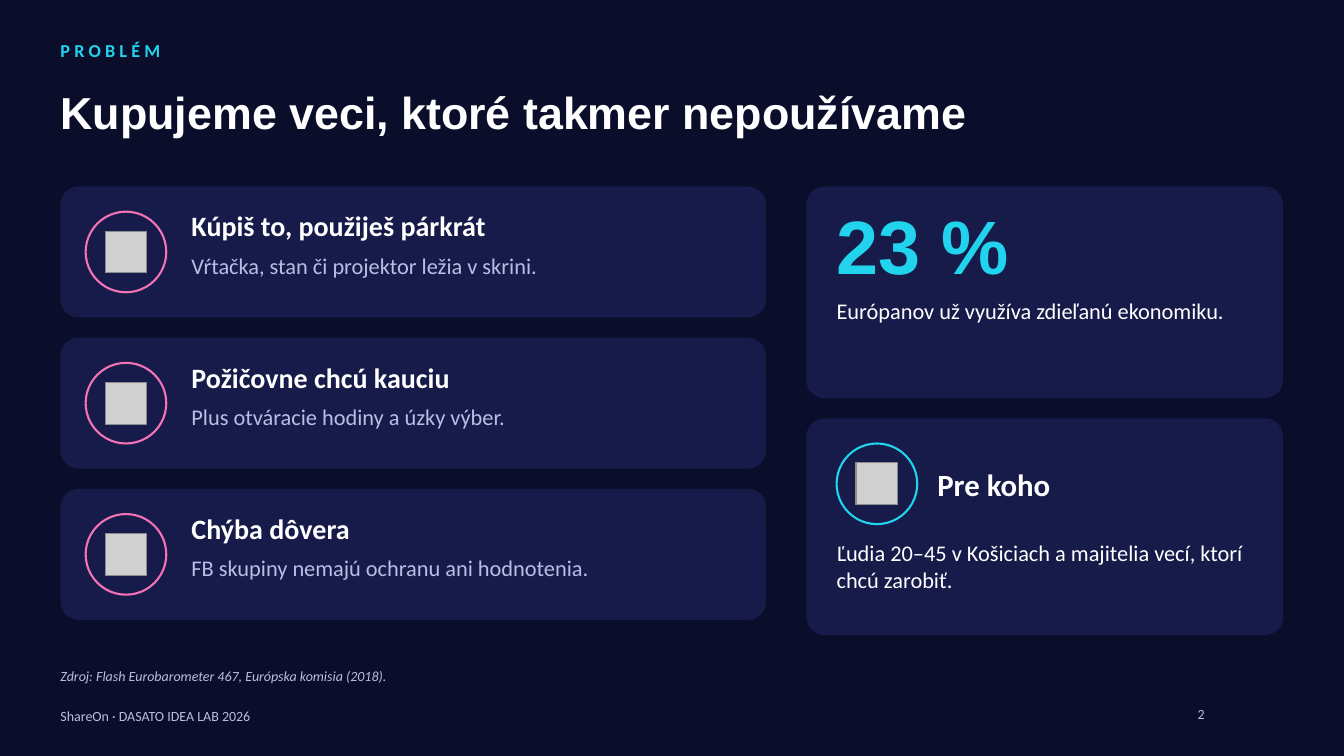
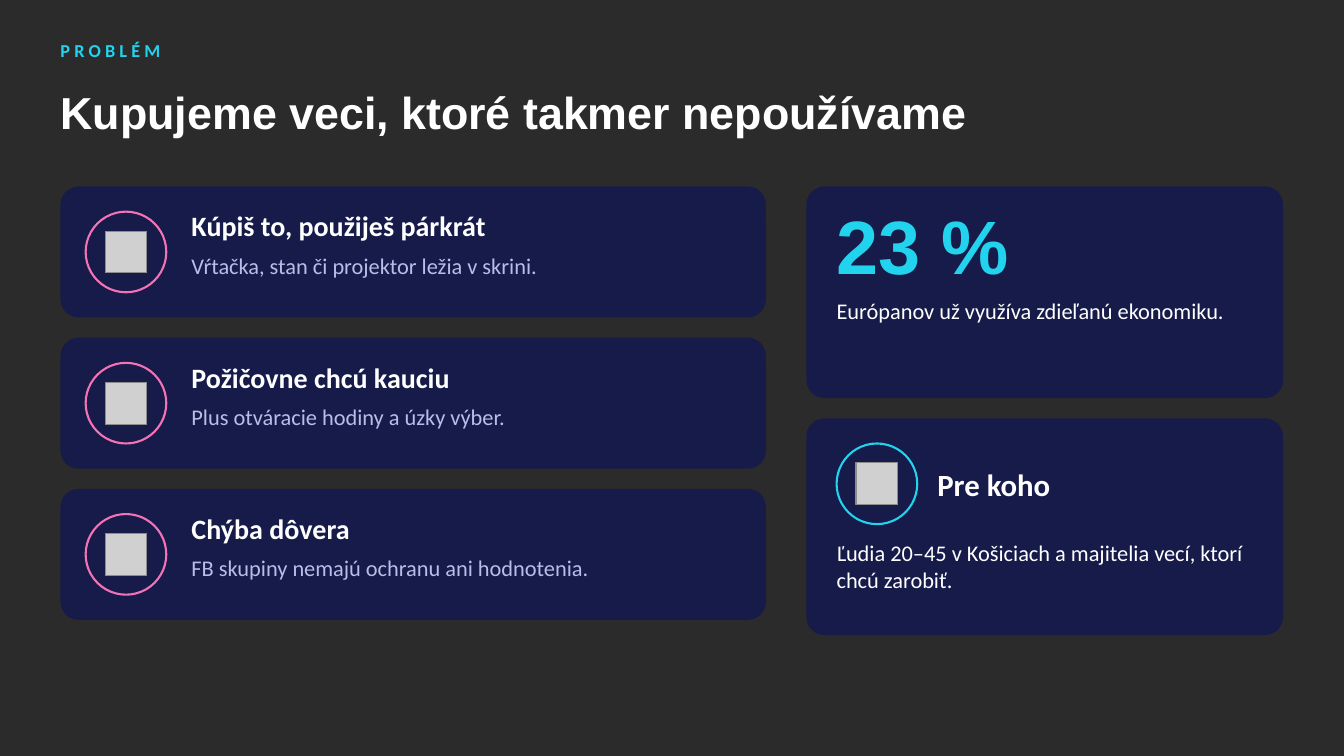
Before and after one commit to samueljurik5-web/shareon, a slide deck: slide 2 of docs/pitch/ShareOn-pitch-deck.pptx. Drawn at 1344x756 pixels with LibreOffice and Linux fonts; fonts in the diff are those of the drawing; grey boxes stand for pictures; background and template pictures are left out; a plain dark background stands for a picture behind light text. Boxes give left, top, right and bottom in pixels: in the first picture for what was removed or moved away, otherwise in the second. Text is boxed around its words. In the diff, an @@ line names an element or a change of style, - is before the commit and + after.

```diff
--- a/docs/pitch/ShareOn-pitch-deck.pptx
+++ b/docs/pitch/ShareOn-pitch-deck.pptx
@@ background #0B0E2B to picture (left out) @@
@@ text removed at box(60, 671, 386, 684) @@
-Zdroj: Flash Eurobarometer 467, Európska komisia (2018).
@@ text removed at box(60, 711, 250, 721) @@
-ShareOn · DASATO IDEA LAB 2026
@@ page number removed at box(1198, 710, 1205, 719) @@
-2
```
Also in this commit, not shown: 9 other slides changed, 1 slide added, 2 slides removed, 1 other file.
